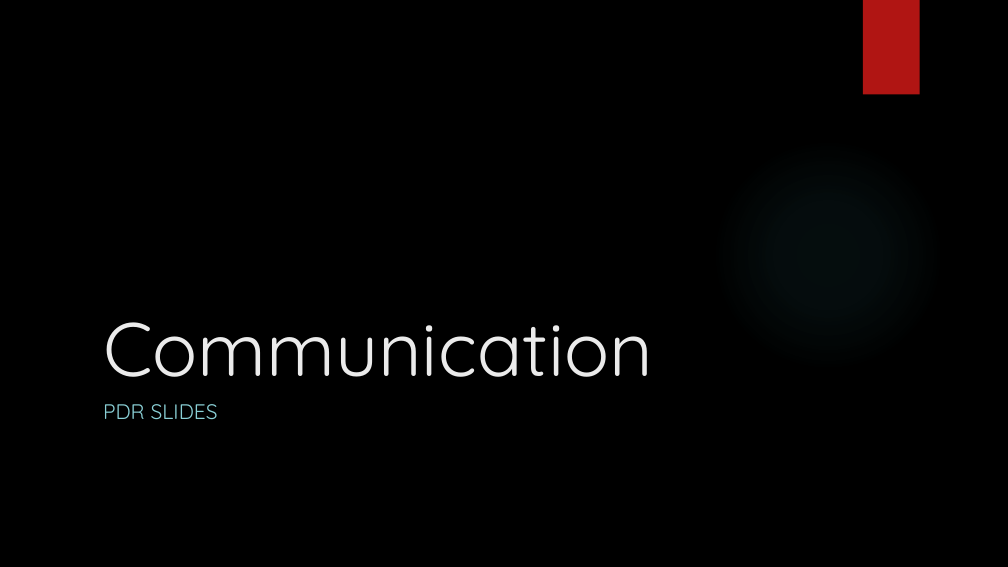
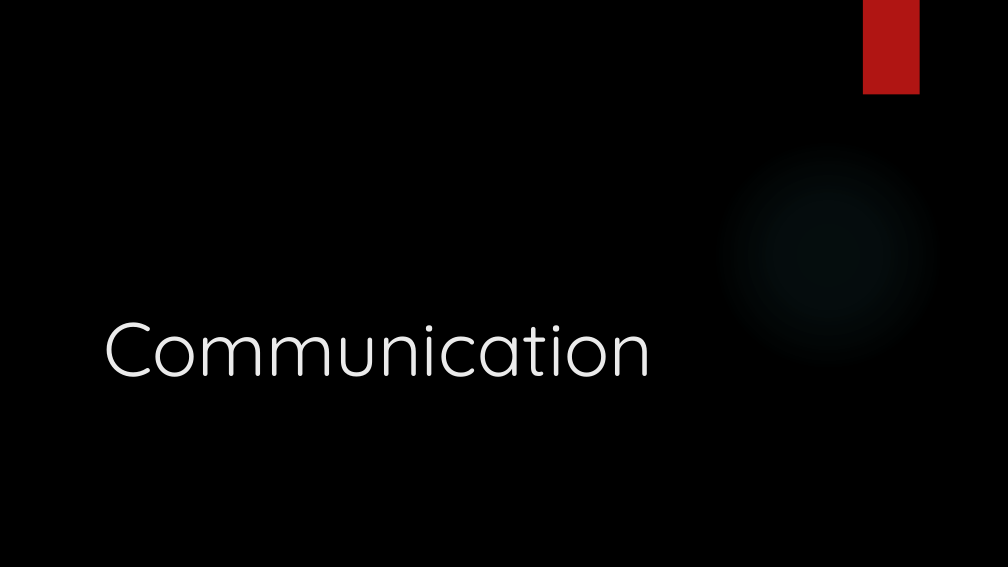
Before and after one commit to HASP-UMN/CubeSat, a slide deck: slide 1 of Presentations/Communication Slides.pptx. Drawn at 1008x567 pixels with LibreOffice and Linux fonts; fonts in the diff are those of the drawing; background and template pictures are left out. Boxes give left, top, right and bottom in pixels: in the first picture for what was removed or moved away, otherwise in the second. Text is boxed around its words. In the diff, an @@ line names an element or a change of style, - is before the commit and + after.

```diff
--- a/Presentations/Communication Slides.pptx
+++ b/Presentations/Communication Slides.pptx
@@ subtitle removed at bbox=[103, 404, 218, 419] @@
-PDR SLIDES
```
Also in this commit, not shown: 1 slide removed, 3 other files.
